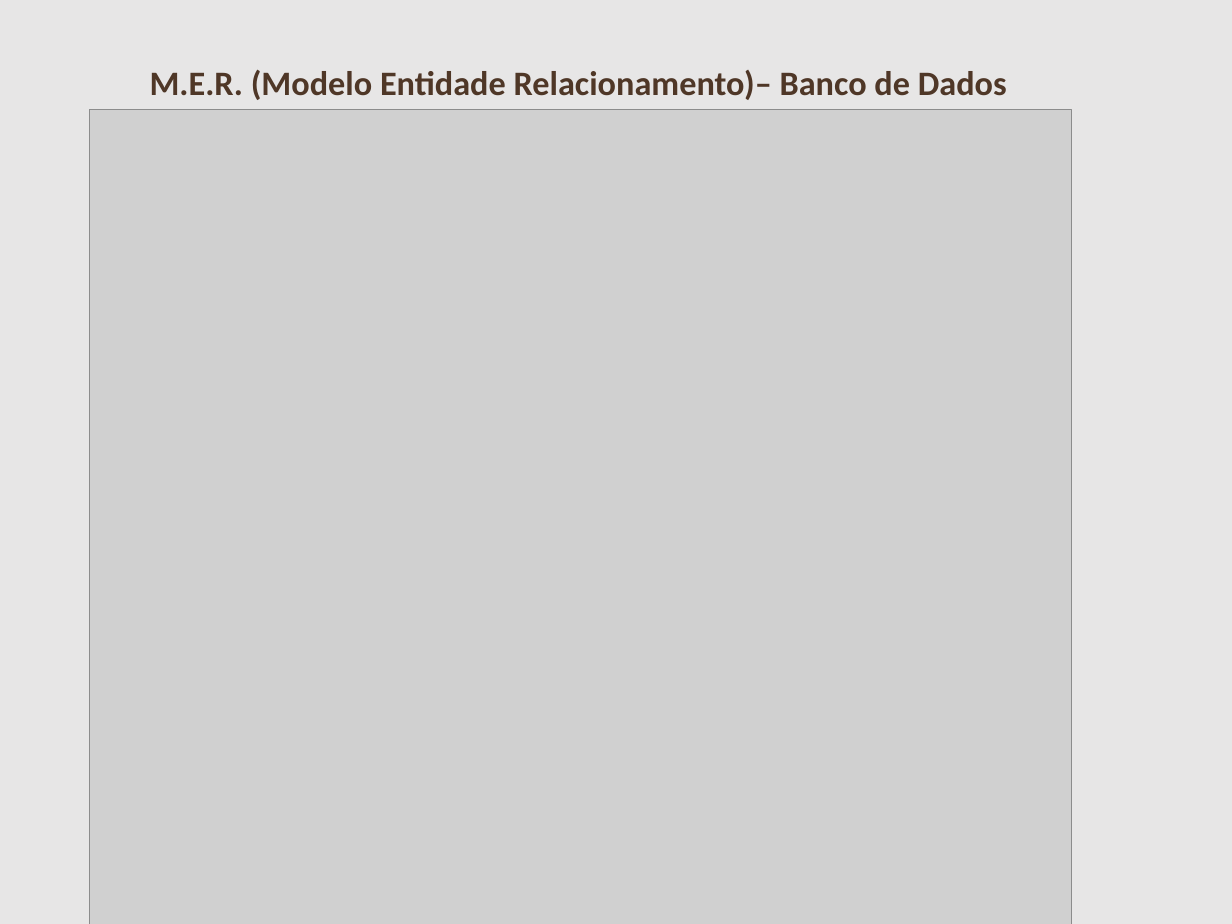
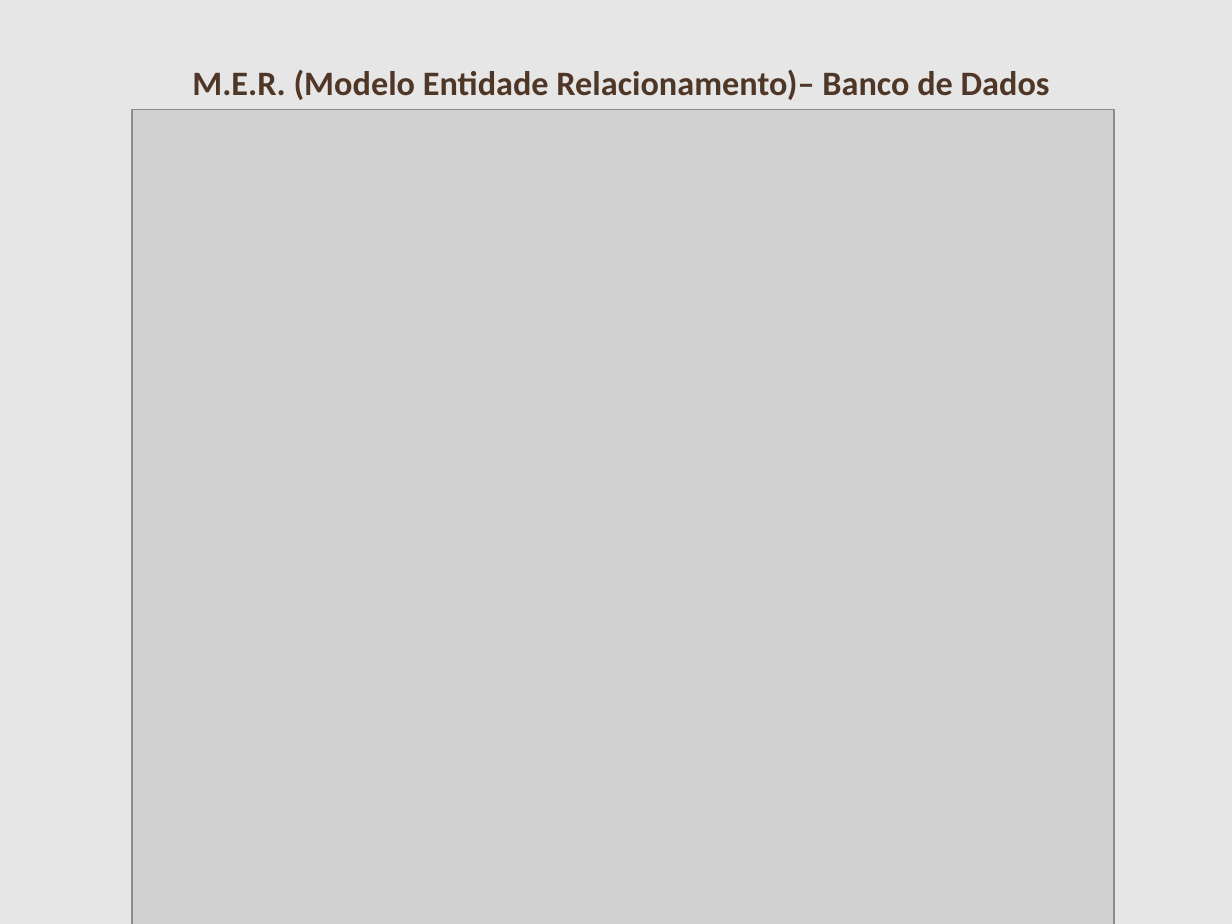
Before and after one commit to grupo10sp2/arquivos_projeto, a slide deck: slide 6 of Apresentação/Apresentação.pptx. Drawn at 1232x924 pixels with LibreOffice and Linux fonts; fonts in the diff are those of the drawing; grey boxes stand for pictures. Boxes give left, top, right and bottom in pixels: in the first picture for what was removed or moved away, otherwise in the second. Text is boxed around its words. In the diff, an @@ line names an element or a change of style, - is before the commit and + after.

```diff
--- a/Apresentação/Apresentação.pptx
+++ b/Apresentação/Apresentação.pptx
@@ text "M.E.R. (Modelo Entidade Relacionamento)– Banco ..." moved from (x1=150, y1=70, x2=1007, y2=100) to (x1=192, y1=70, x2=1050, y2=100) @@
@@ picture moved from (x1=89, y1=110, x2=1071, y2=924) to (x1=132, y1=110, x2=1114, y2=924) @@
```
